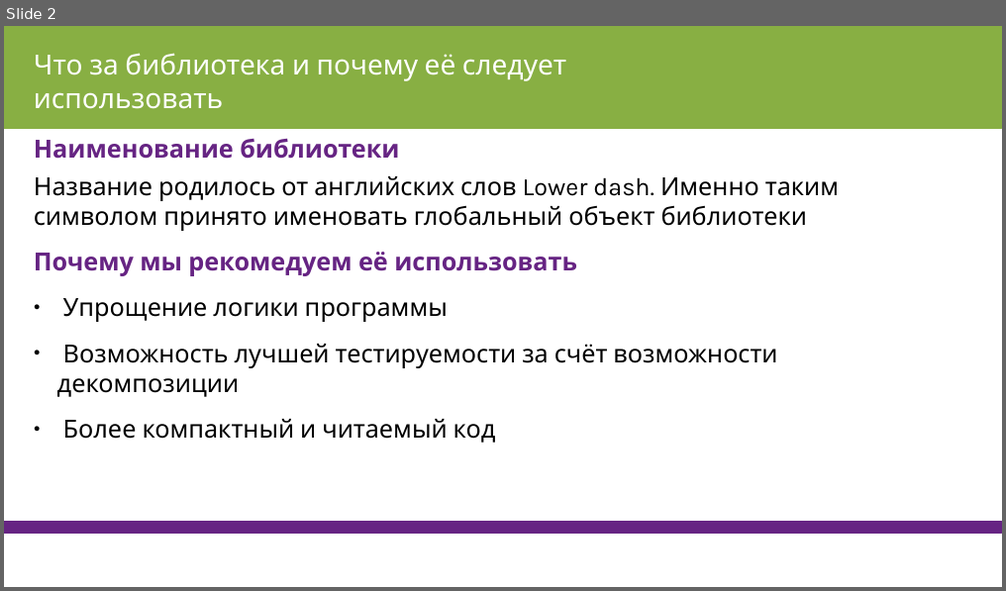
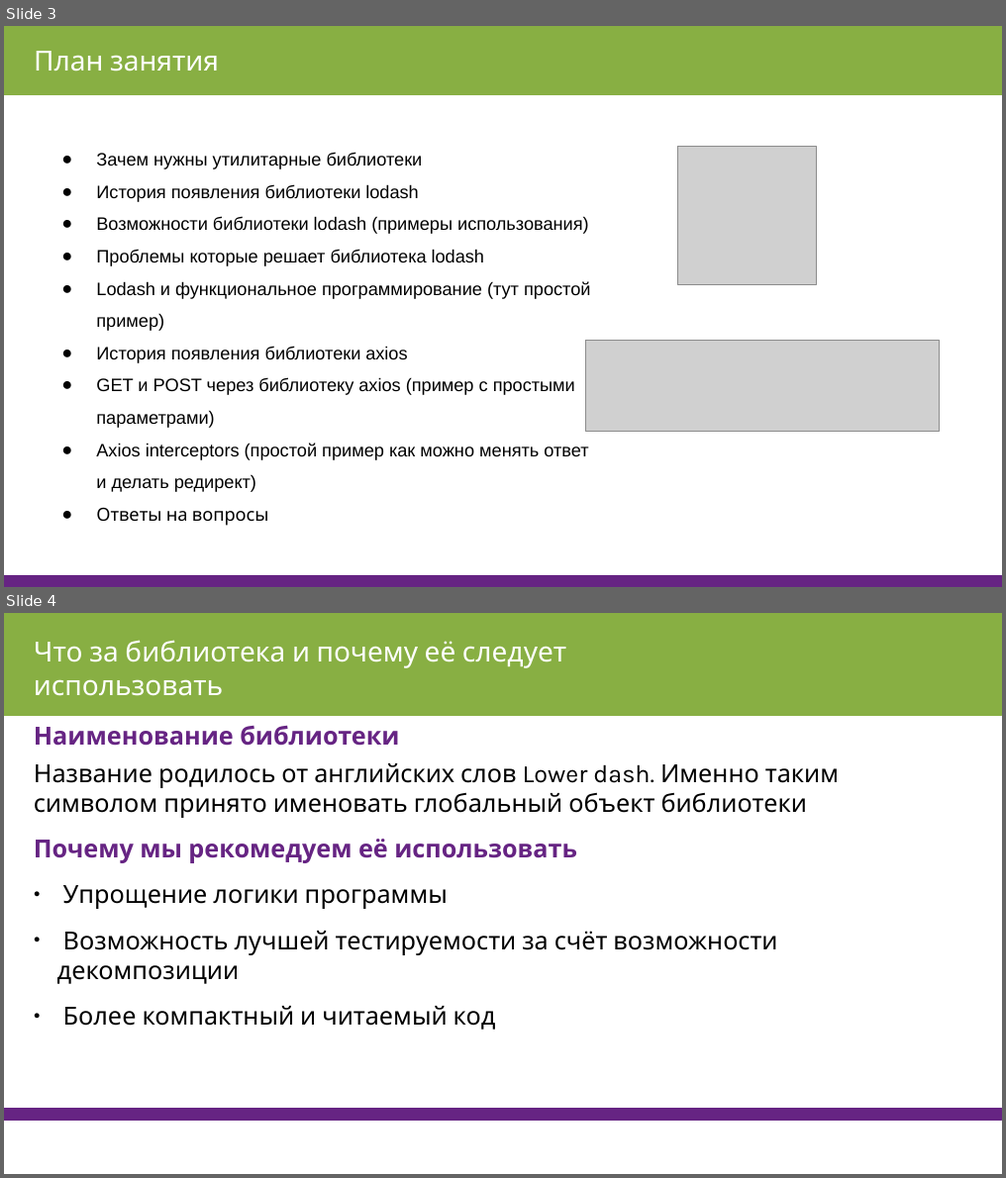
Before and after one commit to AVVlasov/javascript-junior, a slide deck: 2019/IV. Утилитарные библиотеки/2.1 Lodash/Lodash.pptx. Shown one above the other, each under a label of ours: slide 2 before the commit, slides 3 and 4 after it. The pictures are 1006x591 and 1006x1178 pixels, drawn with LibreOffice and Linux fonts; fonts in the diff are those of the drawing; grey boxes stand for pictures. Boxes give left, top, right and bottom in pixels: in the first picture for what was removed or moved away, otherwise in the second. Text is boxed around its words. In the diff, an @@ line names an element or a change of style, - is before the commit and + after.

Commit message:
накидал план

```diff
--- a/2019/IV. Утилитарные библиотеки/2.1 Lodash/Lodash.pptx
+++ b/2019/IV. Утилитарные библиотеки/2.1 Lodash/Lodash.pptx
@@ slide 3 added at (x1=4, y1=26, x2=1002, y2=587), background #FFFFFF @@
@@ rectangle added at (x1=4, y1=26, x2=1002, y2=95), fill #88AF43, outline #88AF43 0.75 pt @@
@@ text added at (x1=34, y1=51, x2=219, y2=72), 20 pt, text #FFFFFF @@
+План занятия
@@ text added at (x1=96, y1=152, x2=591, y2=526), 12.9 pt, text #000000 @@
+● Зачем нужны утилитарные библиотеки
+● История появления библиотеки lodash
+● Возможности библиотеки lodash (примеры использования)
+● Проблемы которые решает библиотека lodash
+● Lodash и функциональное программирование (тут простой пример)
+● История появления библиотеки axios
+● GET и POST через библиотеку axios (пример с простыми параметрами)
+● Axios interceptors (простой пример как можно менять ответ и делать редирект)
+● Ответы на вопросы
@@ picture added at (x1=677, y1=147, x2=817, y2=285) @@
@@ picture added at (x1=586, y1=341, x2=939, y2=432) @@
@@ rectangle added at (x1=4, y1=575, x2=1002, y2=587), fill #662483, outline #662483 0.75 pt @@
@@ what was slide 2 is now slide 4 @@
```
Also in this commit, not shown: 1 slide changed, 1 other slide added.
